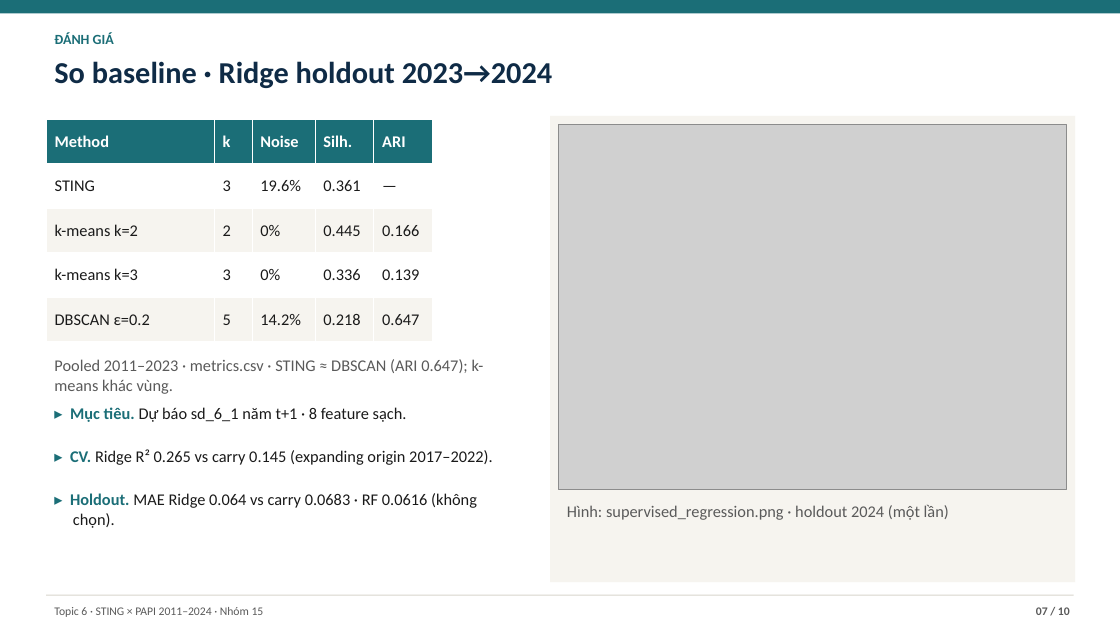
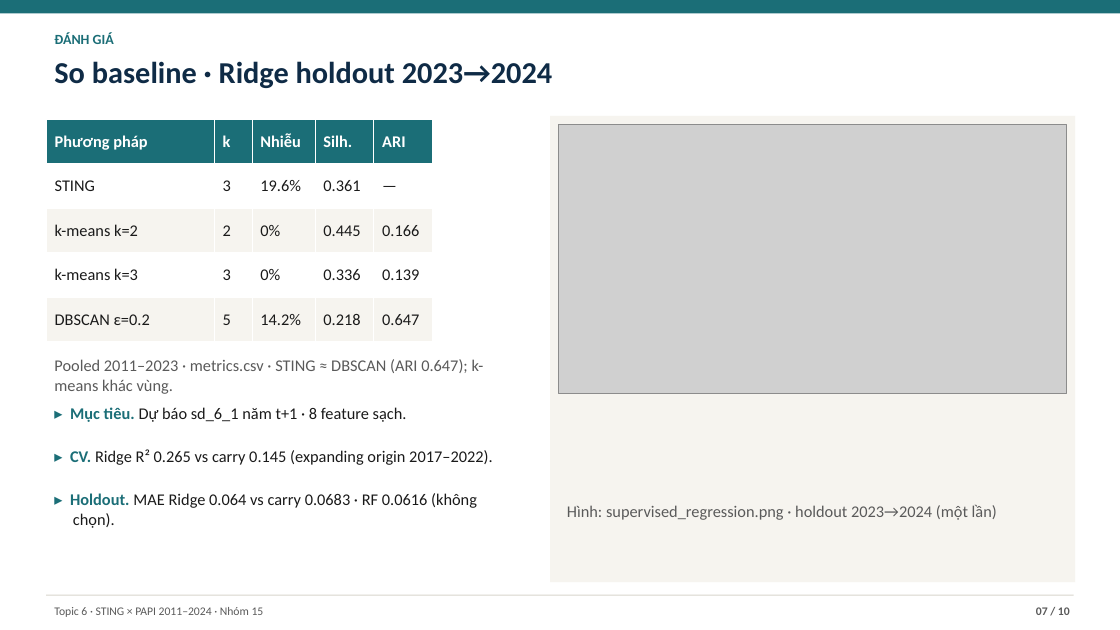
Before and after one commit to JasonTM17/Grid_Based_Sociology, a slide deck: slide 7 of slides/submission.pptx. Drawn at 1120x630 pixels with LibreOffice and Linux fonts; fonts in the diff are those of the drawing; grey boxes stand for pictures. Boxes give left, top, right and bottom in pixels: in the first picture for what was removed or moved away, otherwise in the second. Text is boxed around its words. In the diff, an @@ line names an element or a change of style, - is before the commit and + after.

```diff
--- a/slides/submission.pptx
+++ b/slides/submission.pptx
@@ table at [46,119,433,342] @@
-row 1, column 1: Method
+row 1, column 1: Phương pháp
-row 1, column 3: Noise
+row 1, column 3: Nhiễu
@@ picture: place and size @@
-picture at [559,124,1067,490]
+picture at [559,124,1067,394]
@@ text at [567,505,997,520]: text changed @@
-Hình: supervised_regression.png · holdout 2024 (một lần)
+Hình: supervised_regression.png · holdout 2023→2024 (một lần)
```
Also in this commit, not shown: 3 other slides changed, 1 other file.
